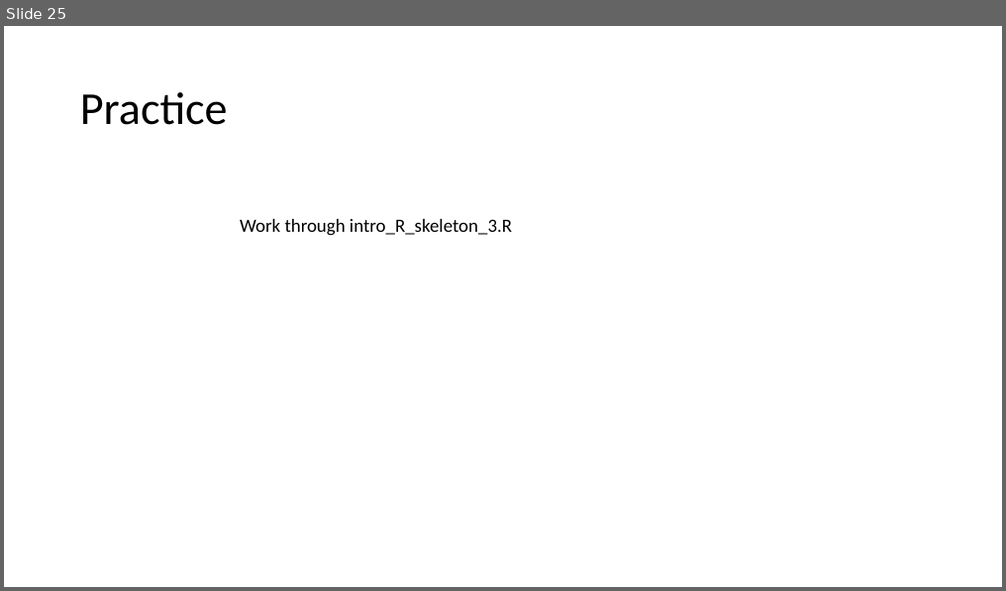
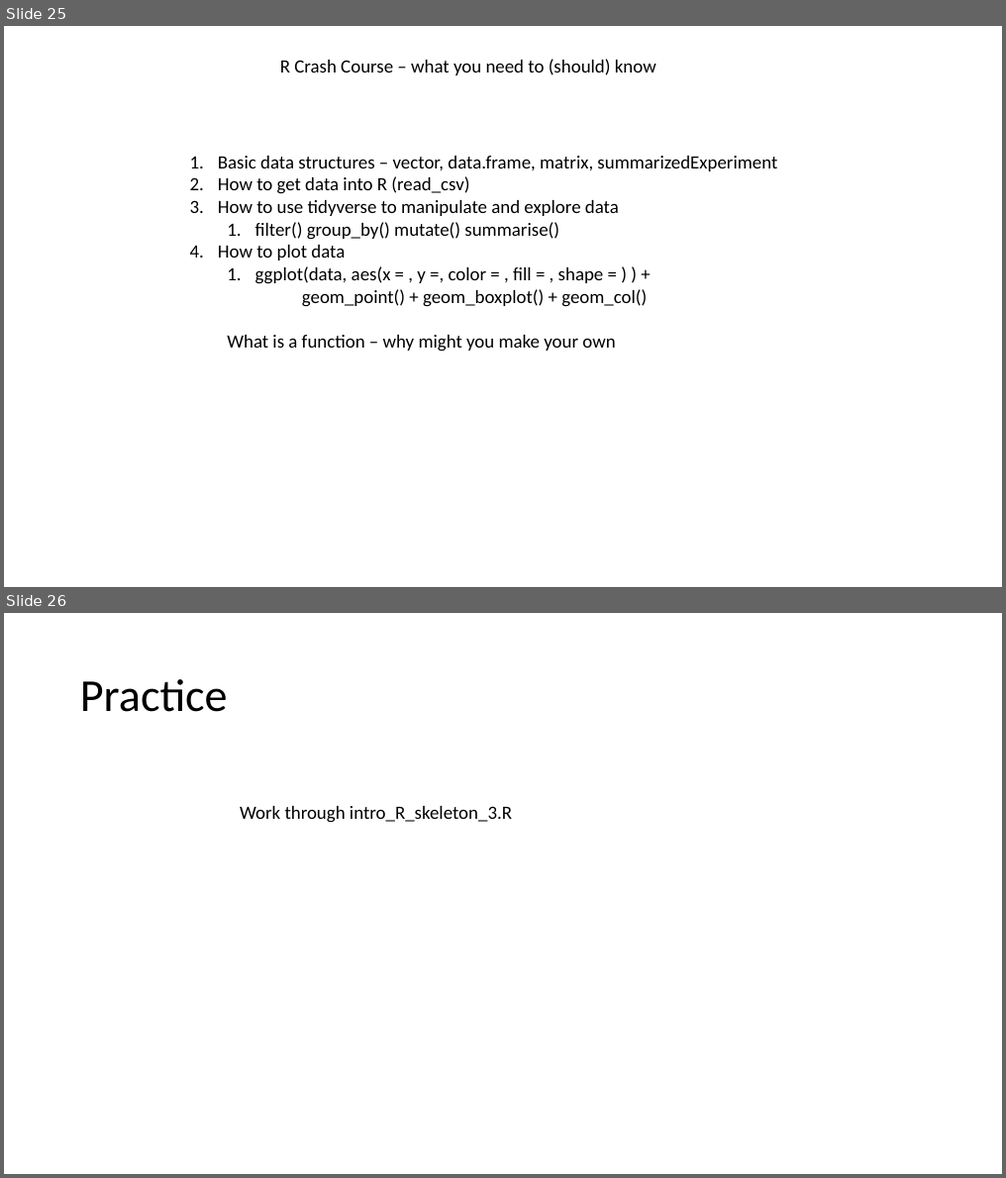
Before and after one commit to jraab/GNET749_RNAseq, a slide deck: lectures/2024_GNET749_Lecture3.pptx. Shown one above the other, each under a label of ours: slide 25 before the commit, slides 25 and 26 after it. The pictures are 1006x591 and 1006x1178 pixels, drawn with LibreOffice and Linux fonts; fonts in the diff are those of the drawing. Boxes give left, top, right and bottom in pixels: in the first picture for what was removed or moved away, otherwise in the second. Text is boxed around its words. In the diff, an @@ line names an element or a change of style, - is before the commit and + after.

```diff
--- a/lectures/2024_GNET749_Lecture3.pptx
+++ b/lectures/2024_GNET749_Lecture3.pptx
@@ slide 25 added at (x1=4, y1=26, x2=1002, y2=587), background #FFFFFF @@
@@ text added at (x1=280, y1=59, x2=656, y2=76), 18 pt, text #000000 @@
+R Crash Course – what you need to (should) know
@@ text added at (x1=218, y1=156, x2=777, y2=352), 18 pt, text #000000 @@
+1. Basic data structures – vector, data.frame, matrix, summarizedExperiment
+2. How to get data into R (read_csv)
+3. How to use tidyverse to manipulate and explore data
+  1. filter() group_by() mutate() summarise()
+4. How to plot data
+  1. ggplot(data, aes(x = , y =, color = , fill = , shape = ) ) +
+  geom_point() + geom_boxplot() + geom_col()
+  What is a function – why might you make your own
@@ what was slide 25 is now slide 26 @@
```
Also in this commit, not shown: 3 other files.
